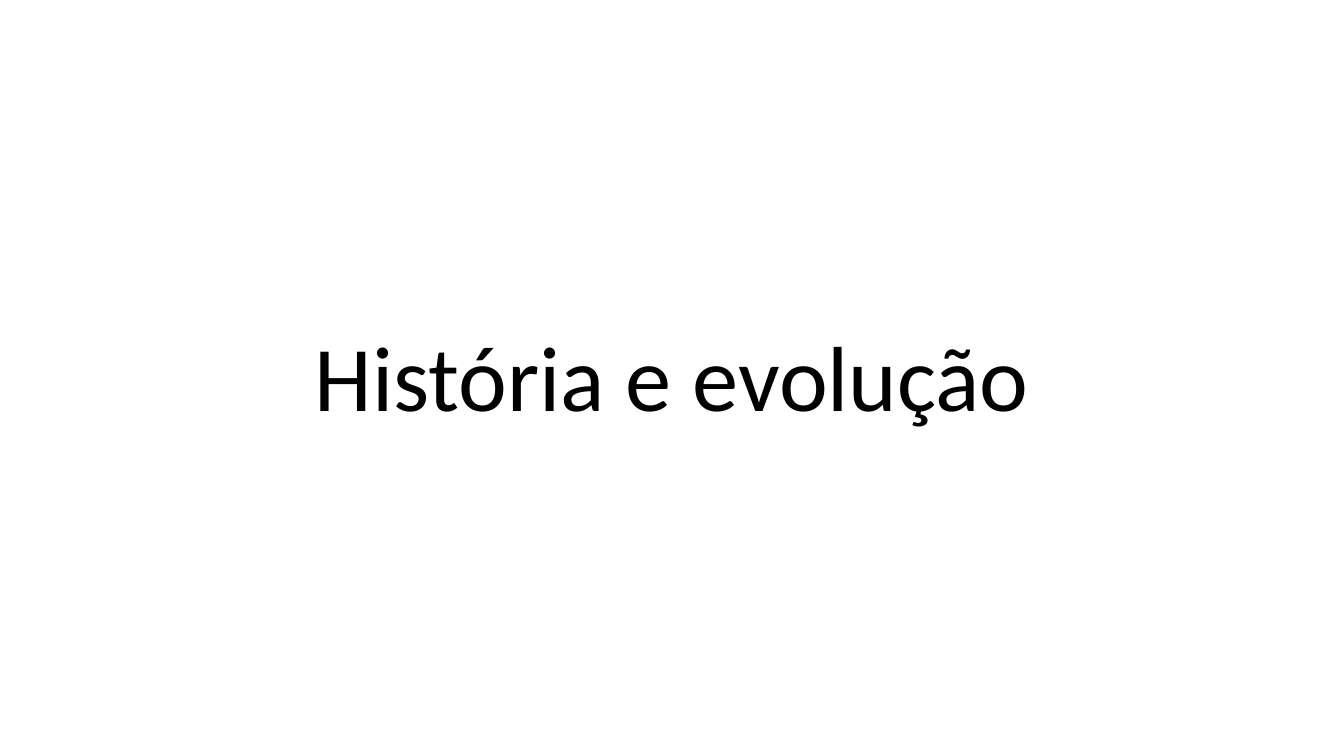
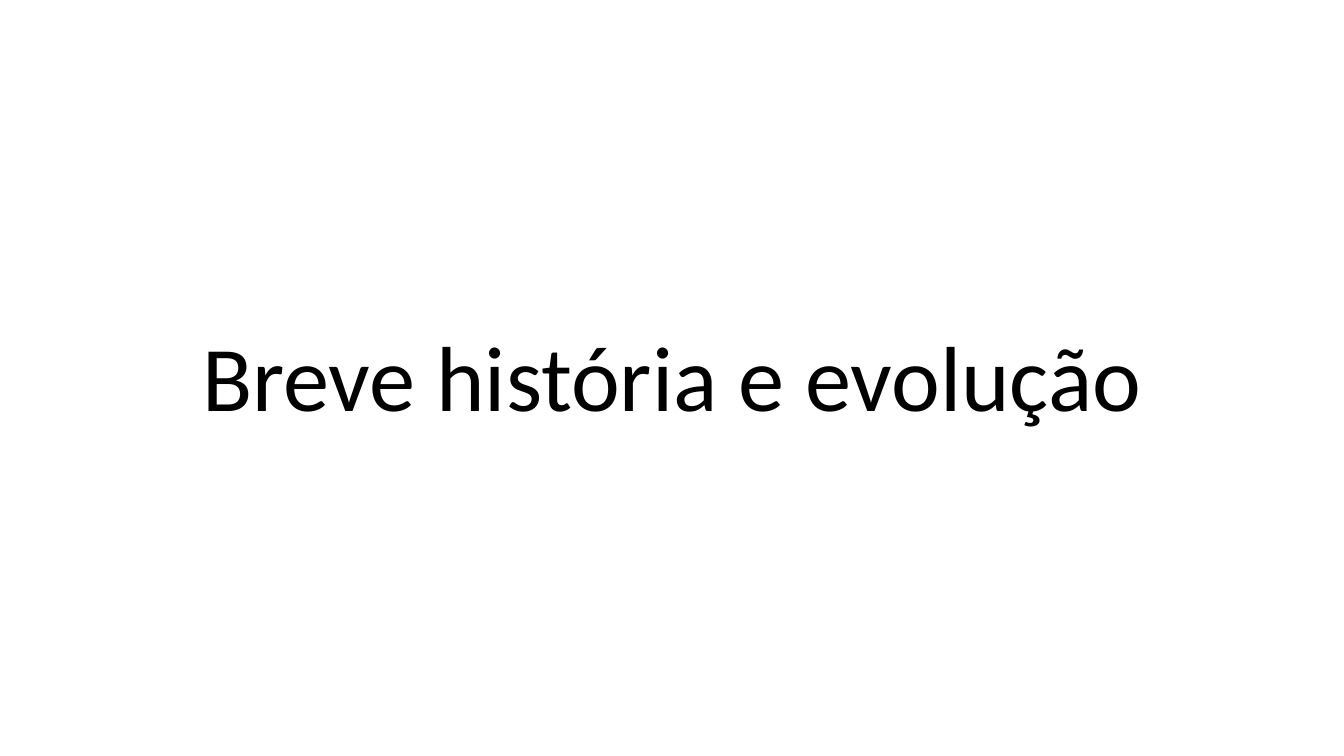
Before and after one commit to zz4fap/c24_inteligencia_artificial, a slide deck: slide 12 of slides/C24_Introdução.pptx (slide 11 before the commit). Drawn at 1344x756 pixels with LibreOffice and Linux fonts; fonts in the diff are those of the drawing. Boxes give left, top, right and bottom in pixels: in the first picture for what was removed or moved away, otherwise in the second. Text is boxed around its words. In the diff, an @@ line names an element or a change of style, - is before the commit and + after.

```diff
--- a/slides/C24_Introdução.pptx
+++ b/slides/C24_Introdução.pptx
@@ text at (x1=202, y1=347, x2=1141, y2=427): text changed @@
-História e evolução
+Breve história e evolução
```
Also in this commit, not shown: 2 other slides changed, 4 slides added, 1 slide removed.
